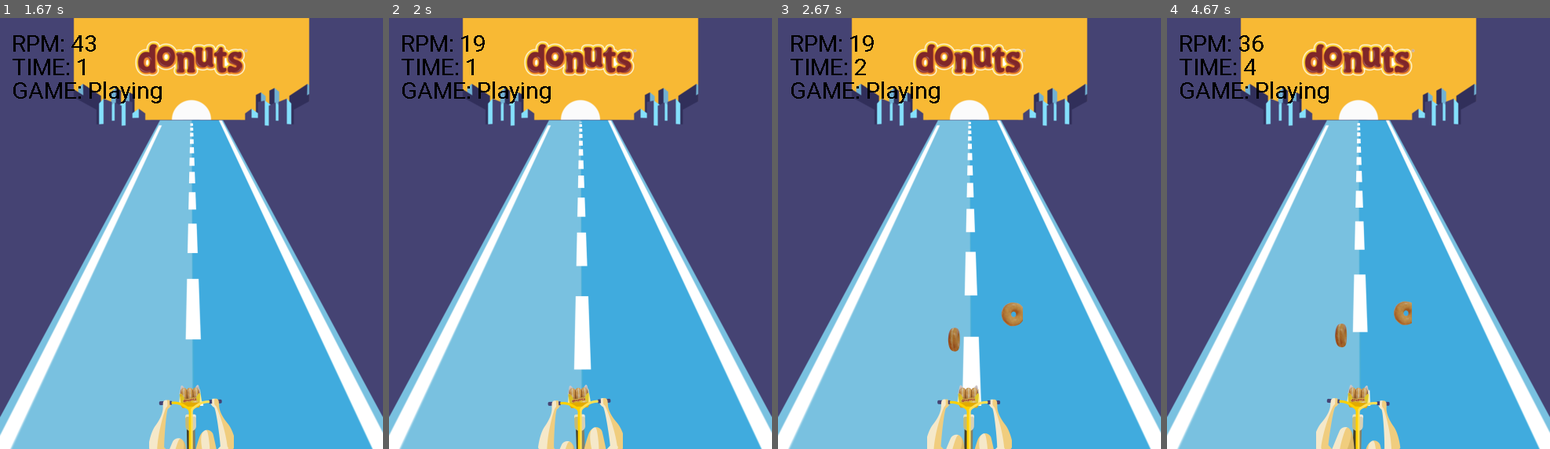
Above: before the commit, frames 1-4 (left to right).
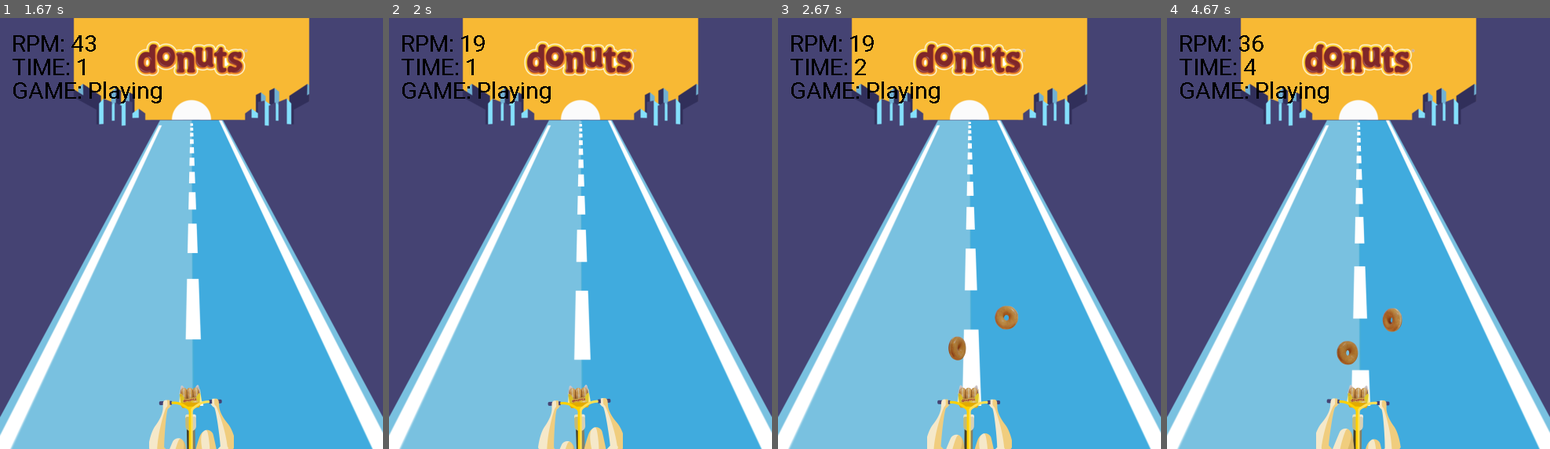
Above: after the commit, the same moments.

Repository: ibandominguez/pygame
Game: pygame game, started from game.py
Same seed, same stepped clock (60 frames per second), same inputs: the game is played once before the commit and once after it.
Inputs:
- Up to frame 1 (1.67 s): hold Up 0.33-0.8 s; hold Down 0.83-1.13 s; hold Up 1.17-1.53 s; hold Down from 1.57 s (still down)
- Up to frame 2 (2 s): release Down at 1.93 s; hold Up from 1.97 s (still down)
- Up to frame 3 (2.67 s): release Up at 2.27 s; hold Down 2.3-2.6 s; hold Up from 2.63 s (still down)
- Up to frame 4 (4.67 s): release Up at 3 s; hold Down 3.03-3.4 s; hold Up 3.43-3.73 s; hold Down 3.77-4.07 s; hold Up 4.1-4.47 s; hold Down from 4.5 s (still down)

Frame 1 is identical in both runs. In frame 2, 0.3% of the frame differs, in the area x 48-53%, y 24-82%; in frame 3, 0.8%; in frame 4, 1.5%, in the area x 38-64%, y 24-100%.

Commit message:
rpm control

Diff:
--- a/sprite.py
+++ b/sprite.py
@@ -42,9 +42,9 @@
             return
 
         if self.milis_counter > (1000 / self.frames_per_second):
-            if self.frames_per_second > 50: incrementer = int(self.frames_per_second / 50)
+            if self.frames_per_second > 30: incrementer = int(self.frames_per_second / 30)
             else: incrementer = 1
-            if self.current_animation_index + incrementer >= len(self.animation) - 1: self.current_animation_index = 0
+            if self.current_animation_index + incrementer >= len(self.animation) - 1: self.current_animation_index = (self.current_animation_index + incrementer) - len(self.animation) - 1
             else: self.current_animation_index += incrementer
             self.milis_counter = 0
         else:
